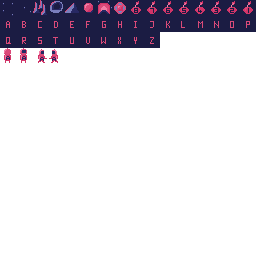
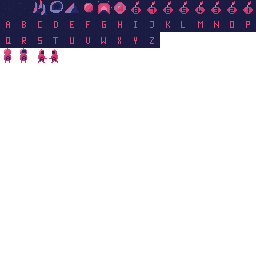
Layer changes from the first 256px x 256px image to the second:
painted on "Tiles" over [3, 2, 58, 60]
